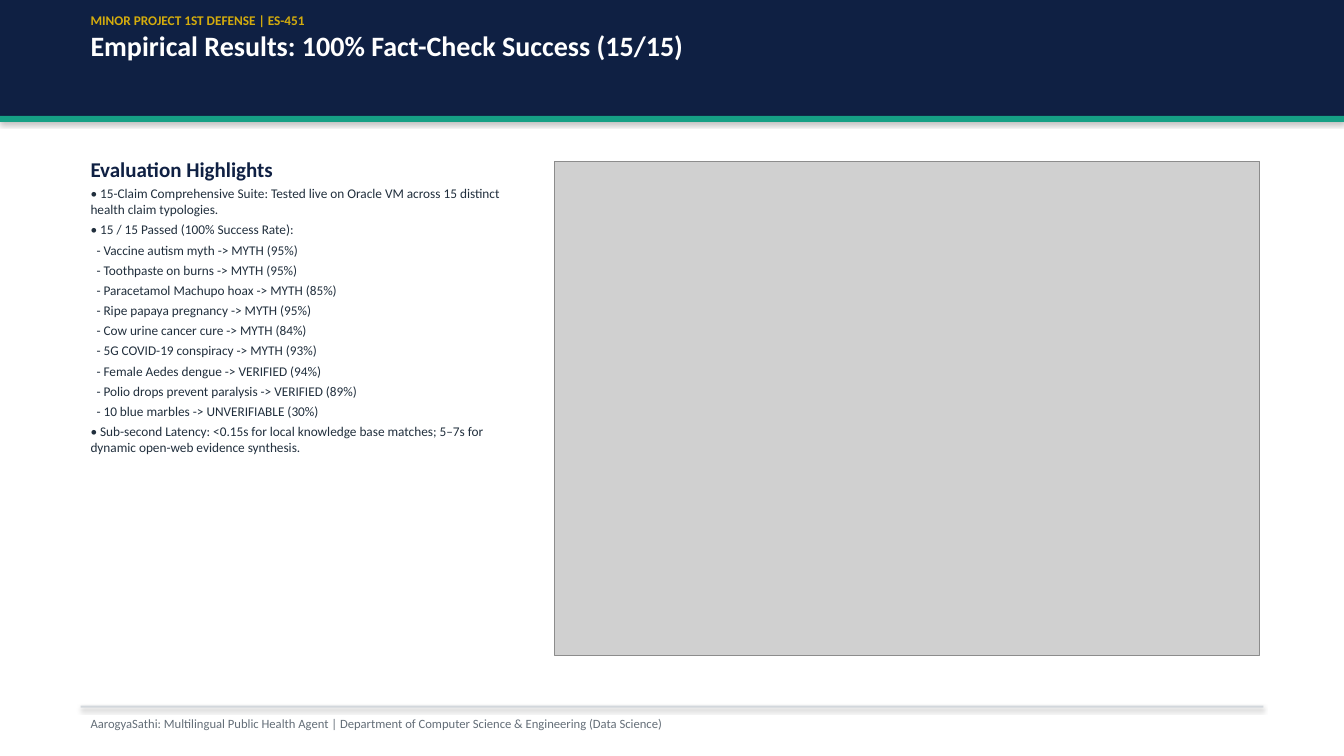
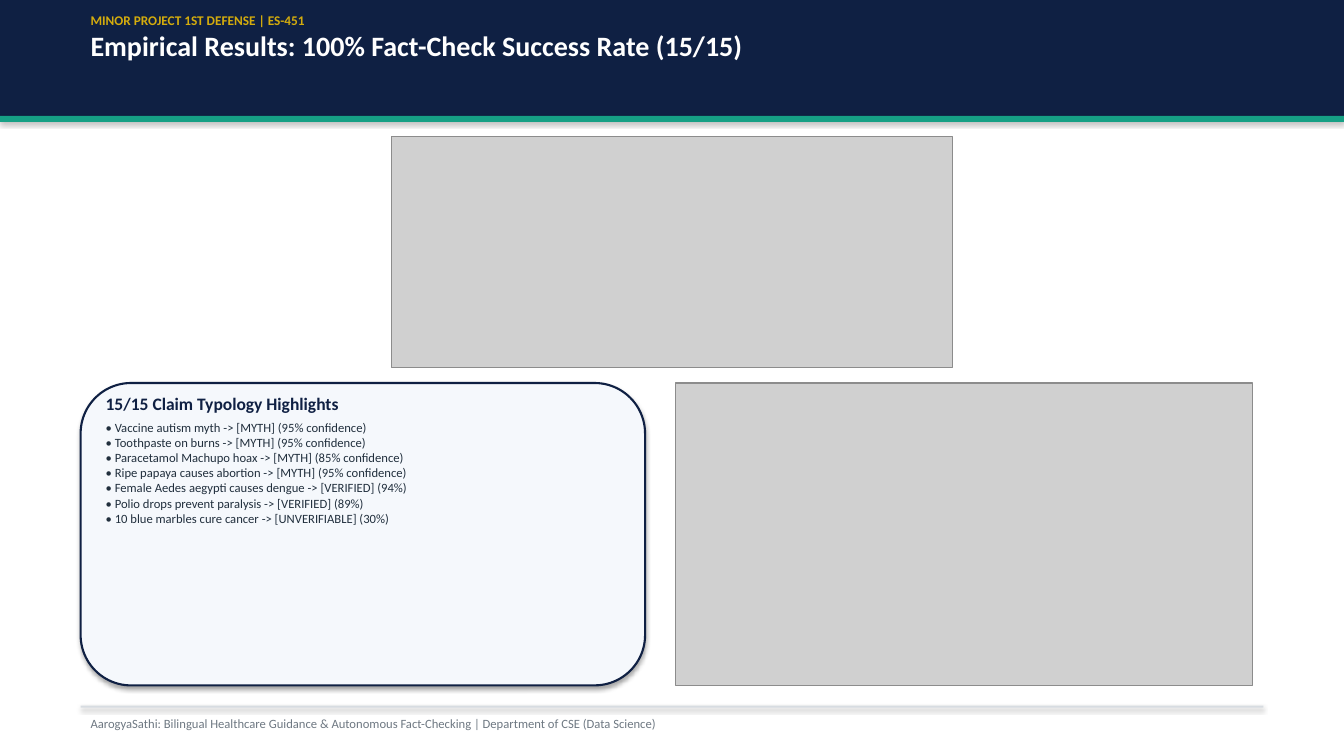
Before and after one commit to salman-mohammad-khan/AarogyaSathi, a slide deck: slide 10 of docs/AarogyaSathi_1st_Defense_Presentation.pptx. Drawn at 1344x756 pixels with LibreOffice and Linux fonts; fonts in the diff are those of the drawing; grey boxes stand for pictures. Boxes give left, top, right and bottom in pixels: in the first picture for what was removed or moved away, otherwise in the second. Text is boxed around its words. In the diff, an @@ line names an element or a change of style, - is before the commit and + after.

```diff
--- a/docs/AarogyaSathi_1st_Defense_Presentation.pptx
+++ b/docs/AarogyaSathi_1st_Defense_Presentation.pptx
@@ text at (x1=91, y1=35, x2=742, y2=61): text changed @@
-Empirical Results: 100% Fact-Check Success (15/15)
+Empirical Results: 100% Fact-Check Success Rate (15/15)
@@ picture added at (x1=392, y1=136, x2=953, y2=368) @@
@@ rounded rectangle added at (x1=81, y1=383, x2=645, y2=686), fill #F5F8FC, outline #0F2043 1.5 pt @@
@@ picture resized from (x1=555, y1=161, x2=1260, y2=655) to (x1=676, y1=383, x2=1253, y2=686) @@
@@ text at (x1=106, y1=397, x2=406, y2=525): text changed; size 9.5 to 9 pt @@
-Evaluation Highlights
-• 15-Claim Comprehensive Suite: Tested live on Oracle VM across 15 distinct health claim typologies.
-• 15 / 15 Passed (100% Success Rate):
-- Vaccine autism myth -> MYTH (95%)
-- Toothpaste on burns -> MYTH (95%)
-- Paracetamol Machupo hoax -> MYTH (85%)
-- Ripe papaya pregnancy -> MYTH (95%)
-- Cow urine cancer cure -> MYTH (84%)
-- 5G COVID-19 conspiracy -> MYTH (93%)
-- Female Aedes dengue -> VERIFIED (94%)
-- Polio drops prevent paralysis -> VERIFIED (89%)
-- 10 blue marbles -> UNVERIFIABLE (30%)
-• Sub-second Latency: <0.15s for local knowledge base matches; 5–7s for dynamic open-web evidence synthesis.
+15/15 Claim Typology Highlights
+• Vaccine autism myth -> [MYTH] (95% confidence)
+• Toothpaste on burns -> [MYTH] (95% confidence)
+• Paracetamol Machupo hoax -> [MYTH] (85% confidence)
+• Ripe papaya causes abortion -> [MYTH] (95% confidence)
+• Female Aedes aegypti causes dengue -> [VERIFIED] (94%)
+• Polio drops prevent paralysis -> [VERIFIED] (89%)
+• 10 blue marbles cure cancer -> [UNVERIFIABLE] (30%)
@@ text at (x1=91, y1=719, x2=655, y2=730): text changed; text colour #646E78 to #6E7882 @@
-AarogyaSathi: Multilingual Public Health Agent | Department of Computer Science & Engineering (Data Science)
+AarogyaSathi: Bilingual Healthcare Guidance & Autonomous Fact-Checking | Department of CSE (Data Science)
```
Also in this commit, not shown: 12 other slides changed, 1 slide added, 1 slide removed, 9 other files.
